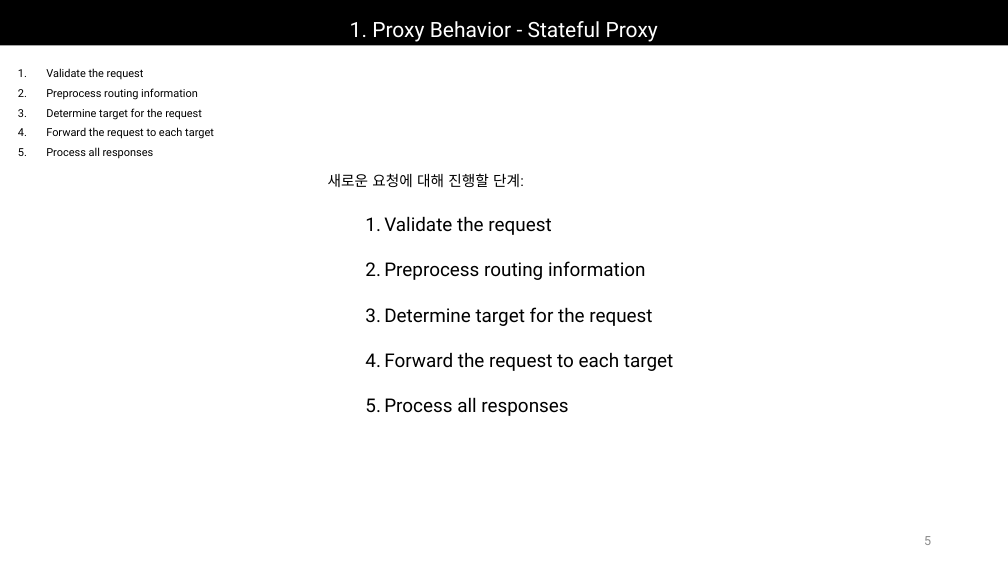
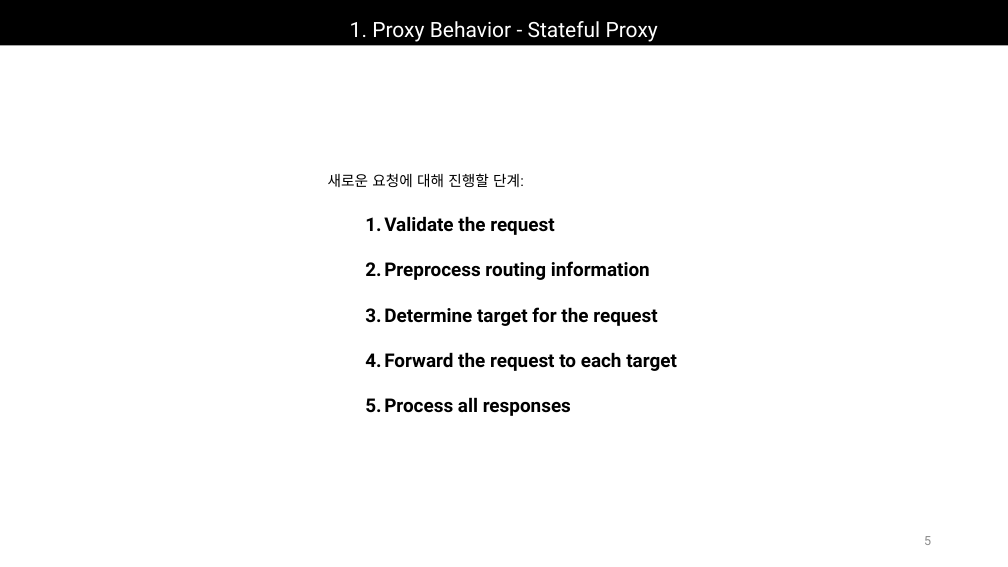
Before and after one commit to Epsilonely/SIP-Survey, a slide deck: slide 5 of 세미나 3차.pptx. Drawn at 1008x567 pixels with LibreOffice and Linux fonts; fonts in the diff are those of the drawing. Boxes give left, top, right and bottom in pixels: in the first picture for what was removed or moved away, otherwise in the second. Text is boxed around its words. In the diff, an @@ line names an element or a change of style, - is before the commit and + after.

```diff
--- a/세미나 3차.pptx
+++ b/세미나 3차.pptx
@@ text removed at bbox=[46, 68, 214, 159] @@
-1. Validate the request
-2. Preprocess routing information
-3. Determine target for the request
-4. Forward the request to each target
-5. Process all responses
@@ text at bbox=[384, 216, 677, 416]: bold on in "Validate the request", "Preprocess routing information", "Determine target for the request", "Forward the request to each target" and 1 more places @@
```
Also in this commit, not shown: 8 other slides changed, 2 slides added, 1 other file.
